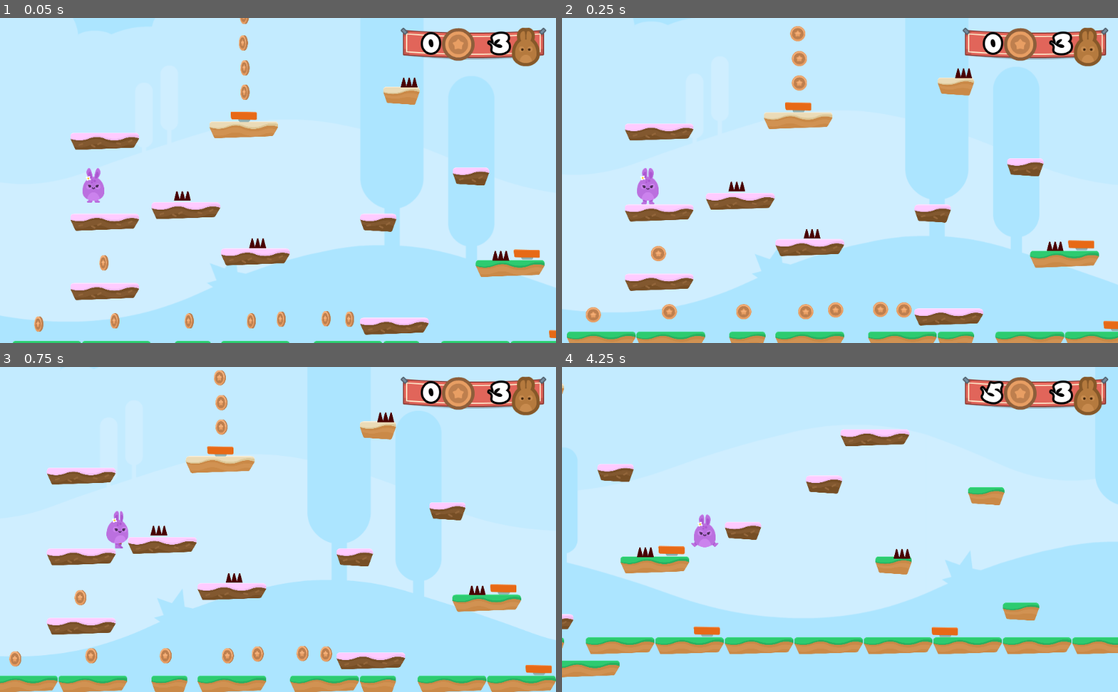
Above: before the commit, frames 1-4 (two rows, left to right).
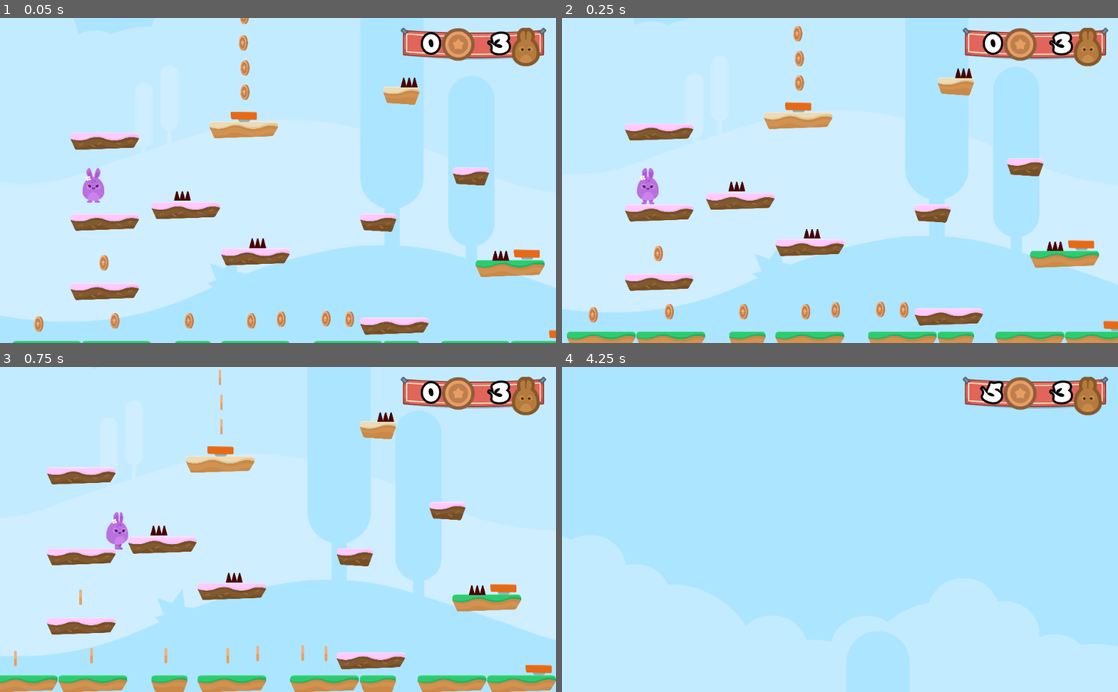
Above: after the commit, the same moments.

Repository: Pahutich/hoppy-days
Game: Godot game, scene res://Levels/Level1.tscn
The game is run twice, just before and just after one commit, with the same random seed, the same clock (stepped at 60 frames per second) and the same inputs.
Inputs:
- Up to frame 1 (0.05 s): no input
- Up to frame 2 (0.25 s): no input
- Up to frame 3 (0.75 s): hold D (right) from 0.53 s (still down)
- Up to frame 4 (4.25 s): tap Space (jump) at 0.77, 1.52, 3.02, 3.77 s; release D (right) at 2.03 s; hold A (left) 2.03-2.78 s; hold D (right) from 2.78 s (still down)

Frame 1 is identical in both runs. In frame 2, 0.7% of the frame differs, in the area x 4-63%, y 2-94%; in frame 3, 1.8%; in frame 4, 44%, in the area x 0-100%, y 4-96%.

Commit message:
30. Bug Fixing is_on_floor()

Diff:
--- a/Items/Coin.tscn
+++ b/Items/Coin.tscn
@@ -69,7 +69,7 @@
 [node name="AnimatedSprite" type="AnimatedSprite" parent="."]
 frames = SubResource( 1 )
 animation = "spin"
-frame = 4
+frame = 2
 playing = true
 
 [node name="Area2D" type="Area2D" parent="."]
--- a/Player/Player.gd
+++ b/Player/Player.gd
@@ -21,7 +21,7 @@
 func apply_gravity():
 	if position.y > WORLD_LIMIT:
 		get_tree().call_group("Gamestate", "end_game")
-	if is_on_floor():
+	if is_on_floor() and motion.y > 0:
 		motion.y = 0
 	elif is_on_ceiling():
 		motion.y = 1
@@ -47,7 +47,7 @@
 func hurt():
 	position.y -= 1
 	yield(get_tree(), "idle_frame") #wait a frame
-	motion.y -= JUMP_SPEED
+	motion.y = -JUMP_SPEED
 	$PainSFX.play()
 
 func boost():
